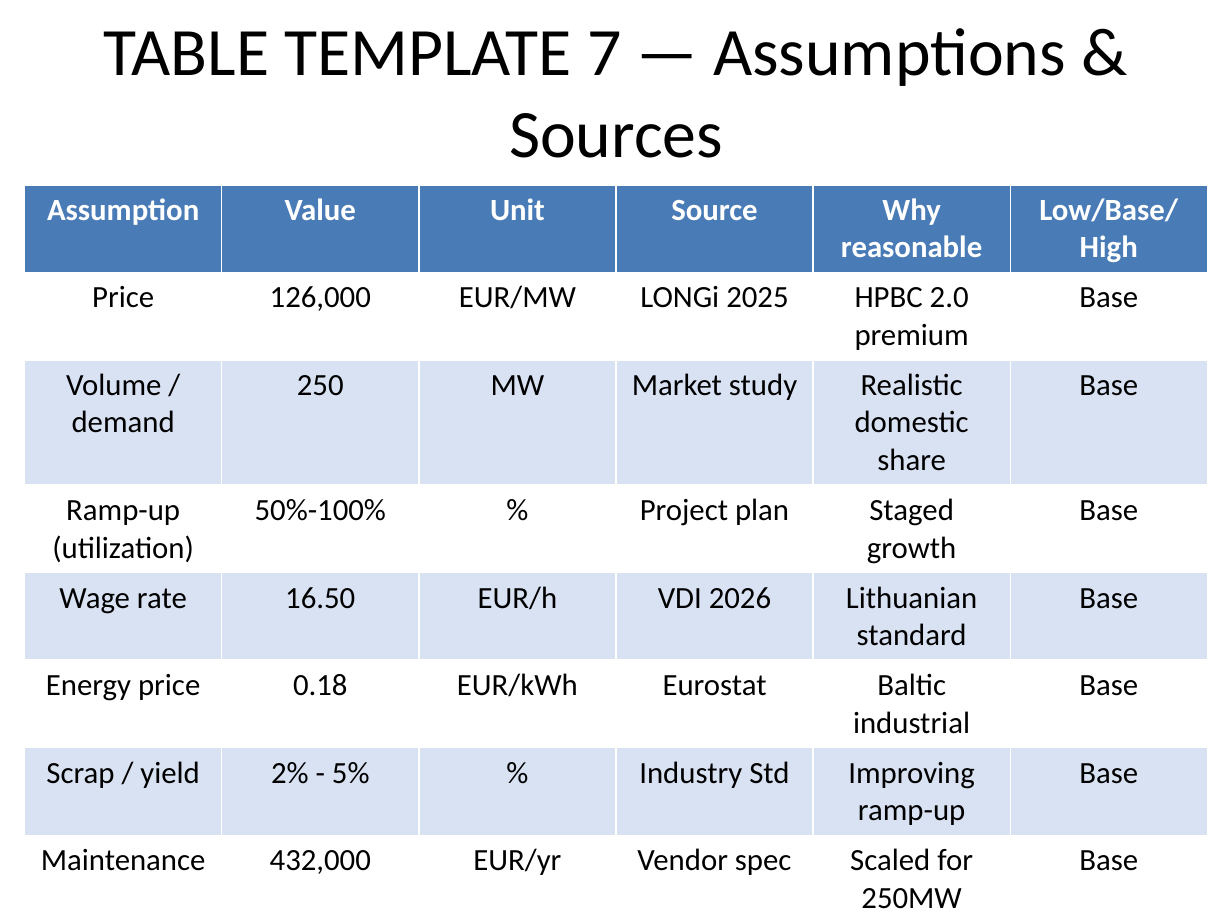
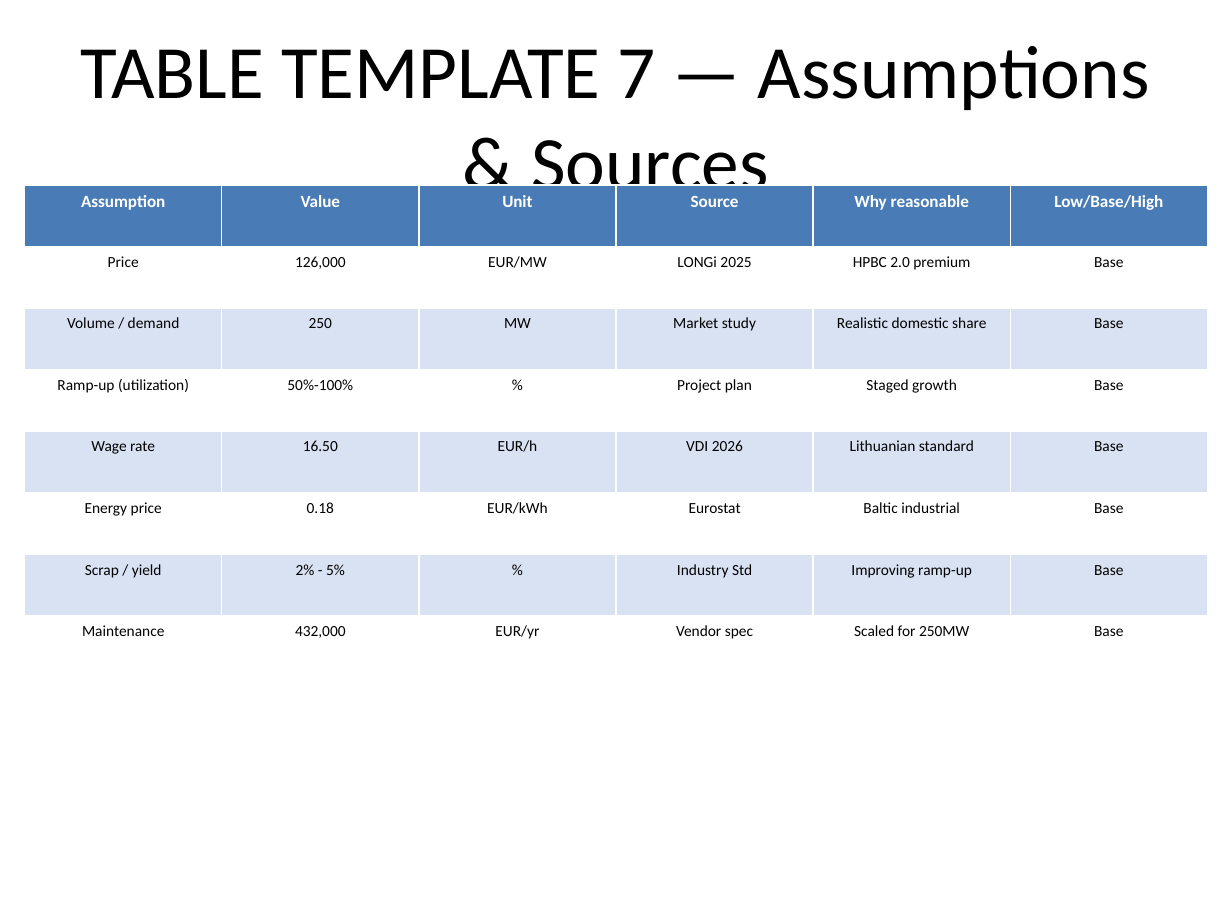
Before and after one commit to tchalt/Python-Case-Study-Analysis, a slide deck: slide 9 of Production_Financial_Plan_Presentation.pptx. Drawn at 1232x924 pixels with LibreOffice and Linux fonts; fonts in the diff are those of the drawing. Boxes give left, top, right and bottom in pixels: in the first picture for what was removed or moved away, otherwise in the second. Text is boxed around its words. In the diff, an @@ line names an element or a change of style, - is before the commit and + after.

```diff
--- a/Production_Financial_Plan_Presentation.pptx
+++ b/Production_Financial_Plan_Presentation.pptx
@@ title "TABLE TEMPLATE 7 — Assumptions ...": place and size @@
-title "TABLE TEMPLATE 7 — Assumptions ..." at <box>104,28,1066,158</box>
+title "TABLE TEMPLATE 7 — Assumptions ..." at <box>81,46,1150,207</box>
@@ title "TABLE TEMPLATE 7 — Assumptions ..." at <box>81,46,1150,207</box>: size 39.6 to 44 pt @@
@@ table at <box>25,185,1207,678</box> @@
@@ size 18 to 10 pt in "Assumption", "Value", "Unit", "Source" and 2 more places @@
@@ size 18 to 9 pt in "Price", "126,000", "EUR/MW", "LONGi 2025" and 38 more places @@
```
Also in this commit, not shown: 8 other slides changed, 1 slide removed, 1 other file.
